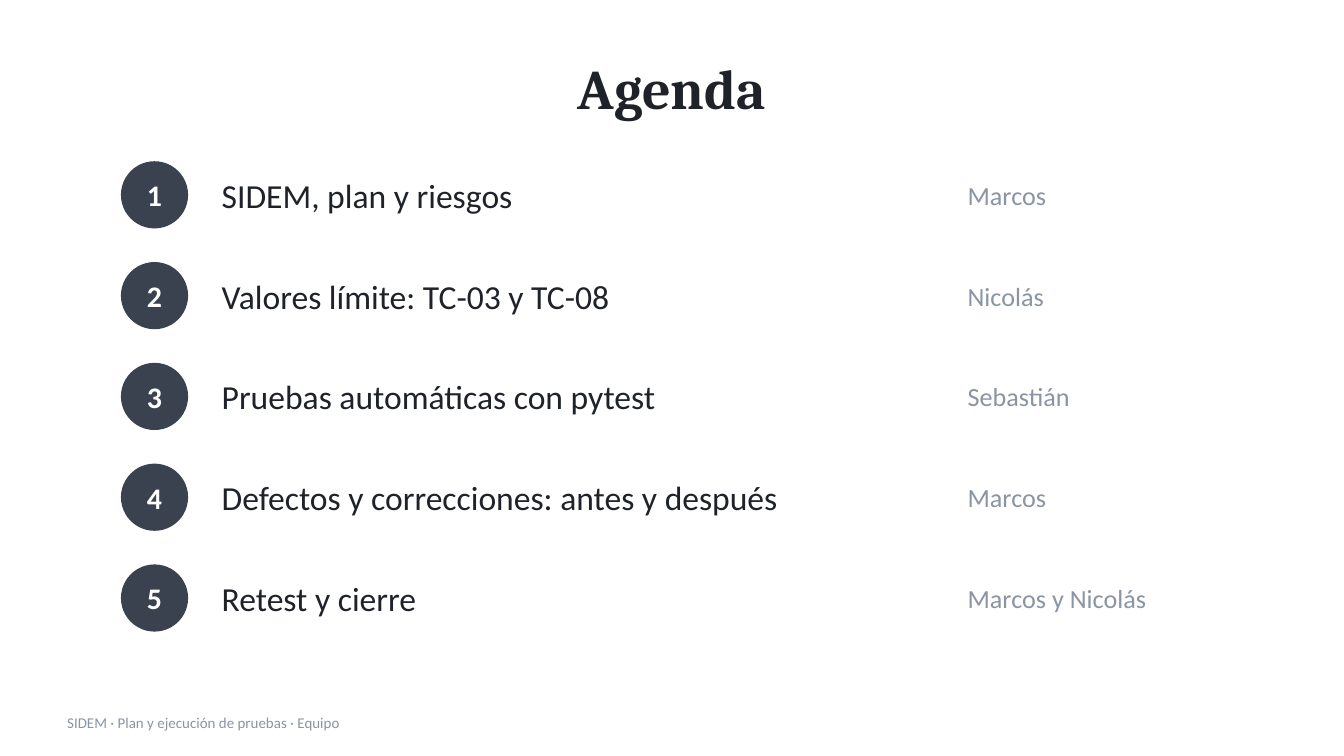
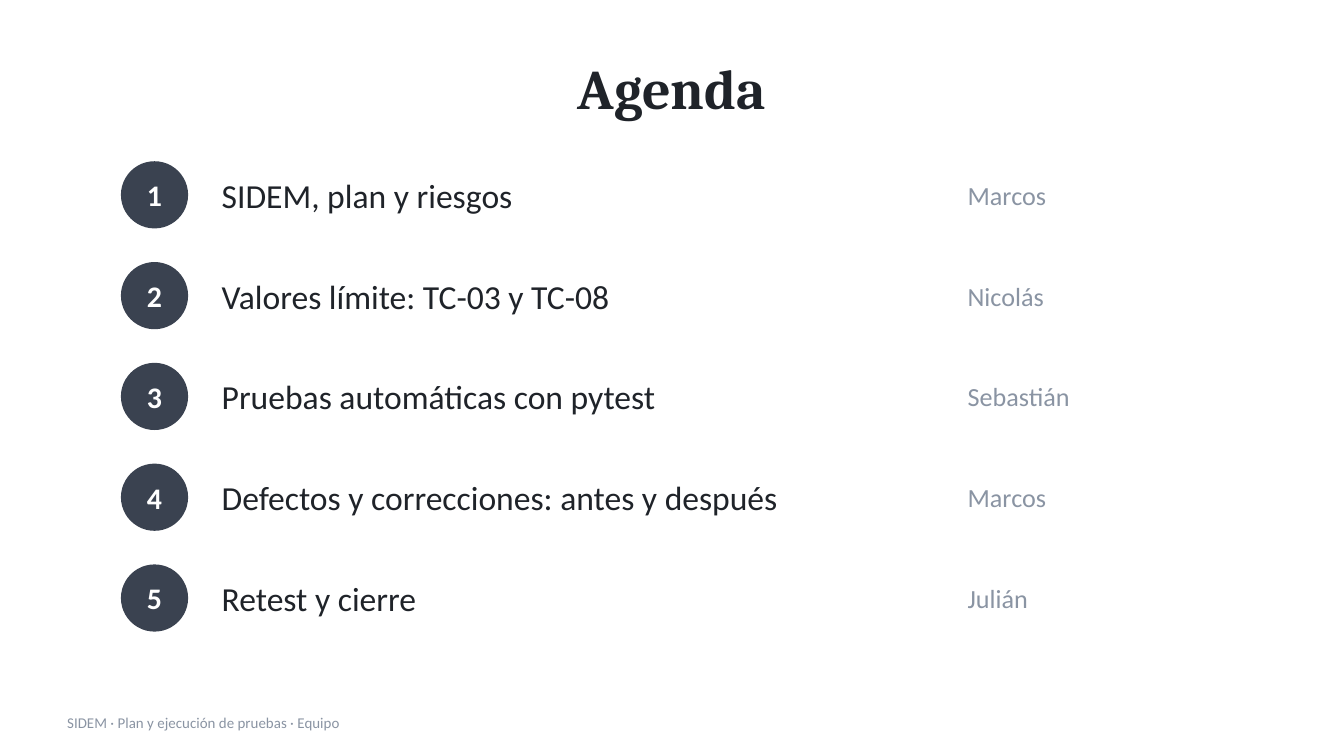
Before and after one commit to C4t-eyex/SIDEM-Plan-Pruebas, a slide deck: slide 2 of exposicion/Exposicion_SIDEM.pptx. Drawn at 1344x756 pixels with LibreOffice and Linux fonts; fonts in the diff are those of the drawing. Boxes give left, top, right and bottom in pixels: in the first picture for what was removed or moved away, otherwise in the second. Text is boxed around its words. In the diff, an @@ line names an element or a change of style, - is before the commit and + after.

```diff
--- a/exposicion/Exposicion_SIDEM.pptx
+++ b/exposicion/Exposicion_SIDEM.pptx
@@ text at box(968, 590, 1028, 608): text changed @@
-Marcos y Nicolás
+Julián
```
Also in this commit, not shown: 3 other slides changed, 6 other files.
